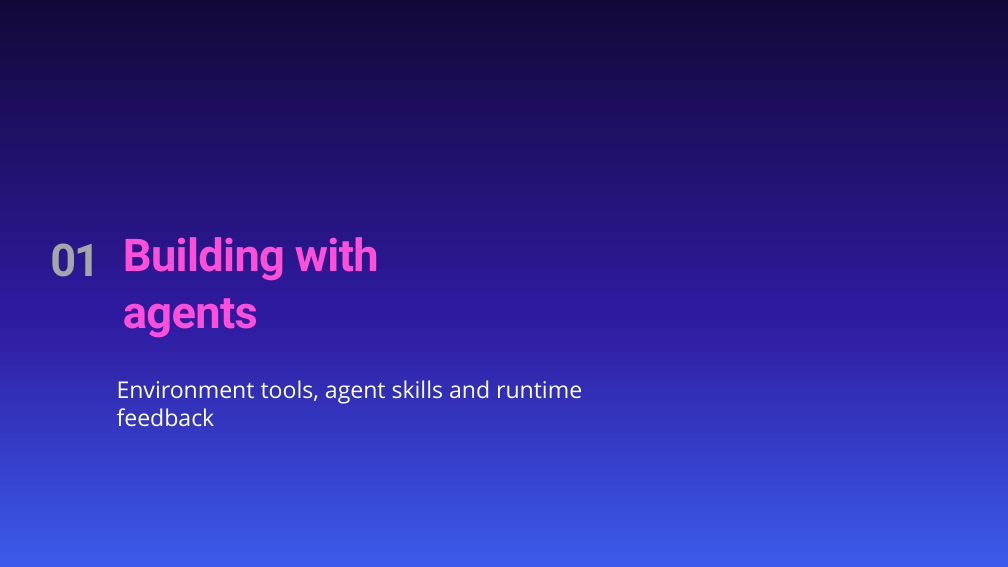
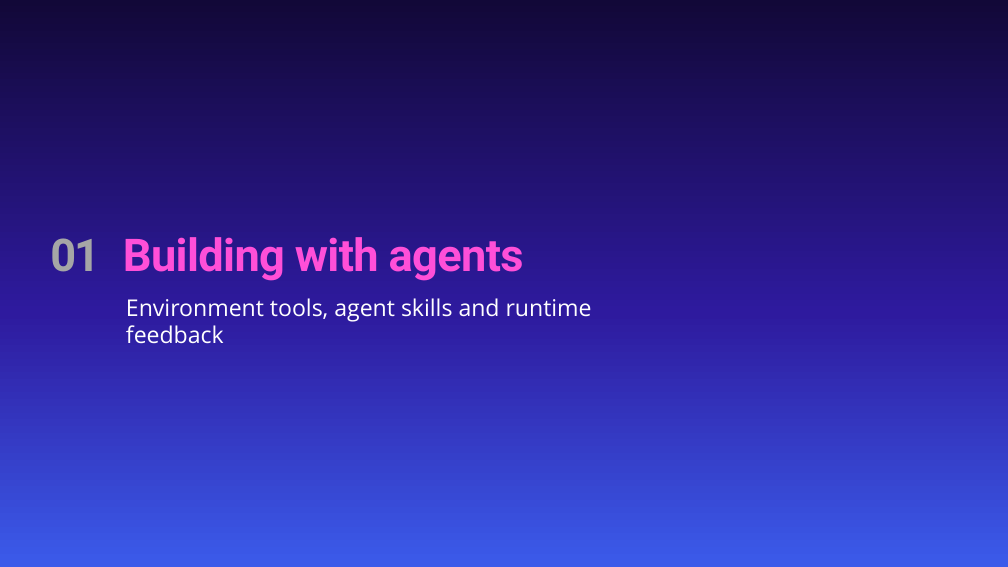
Before and after one commit to mattleibow/dotnetconf2026, a slide deck: slide 5 of slides.pptx (slide 4 before the commit). Drawn at 1008x567 pixels with LibreOffice and Linux fonts; fonts in the diff are those of the drawing; background and template pictures are left out. Boxes give left, top, right and bottom in pixels: in the first picture for what was removed or moved away, otherwise in the second. Text is boxed around its words. In the diff, an @@ line names an element or a change of style, - is before the commit and + after.

```diff
--- a/slides.pptx
+++ b/slides.pptx
@@ text "01": place and size @@
-text "01" at (50,243,100,277)
+text "01" at (50,238,100,272)
@@ title "Building with agents" rewrapped from (123,237,379,338) to (123,237,524,281) @@
@@ text "Environment tools, agent skills and ...": place and size @@
-text "Environment tools, agent skills and ..." at (117,380,582,427)
+text "Environment tools, agent skills and ..." at (126,298,592,344)
```
Also in this commit, not shown: 23 other slides changed, 1 slide added.
